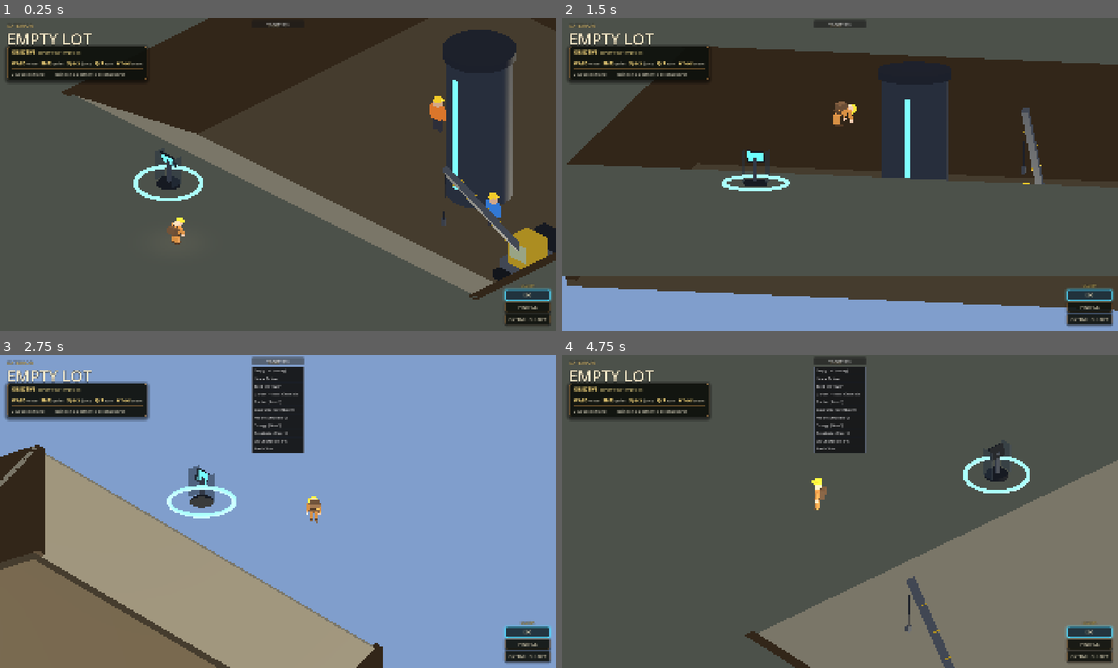
Above: before the commit, frames 1-4 (two rows, left to right).
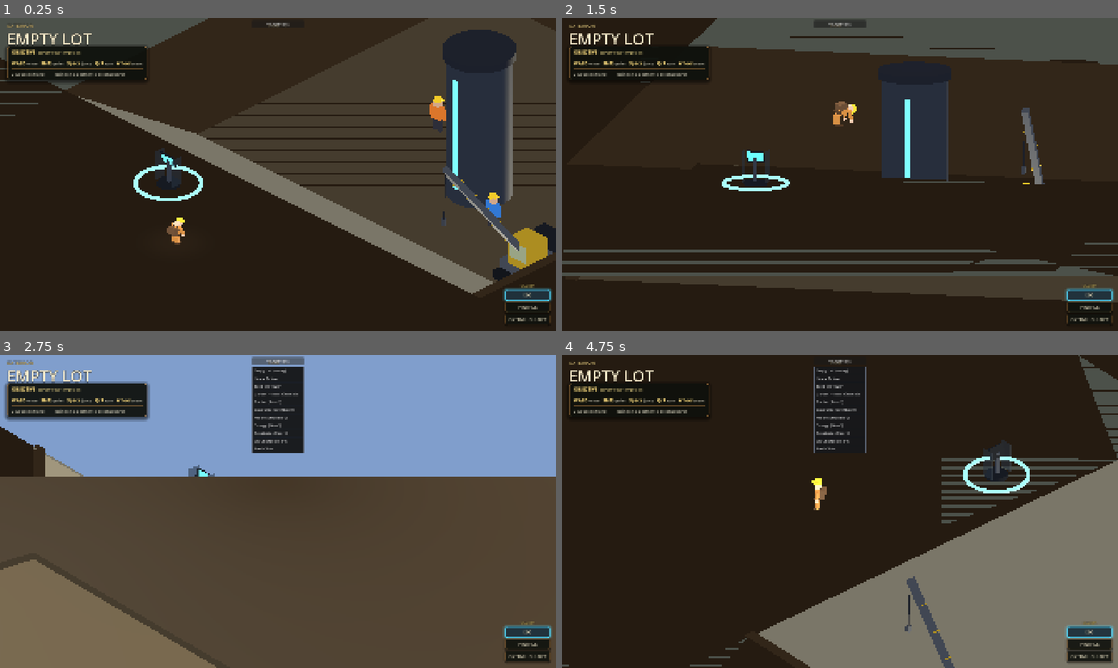
Above: after the commit, the same moments.

Repository: jaredclarkgay/space-tower-iso
Game: Godot game, scene res://scenes/tower/tower.tscn
Same seed, same stepped clock (60 frames per second), same inputs: the game is played once before the commit and once after it.
Inputs (mouse positions are in pixels of both pictures, inside the frame that each line leads up to):
- Up to frame 1 (0.25 s): no input
- Up to frame 2 (1.5 s): tap Enter at 0.5 s; move the mouse to (962, 158) at 0.52 s; hold D (move_right) 0.53-1.25 s; hold Space (jump) 0.53-1.25 s; click (962, 158) at 0.67 s; drag from (728, 190) to (812, 237) at 1.27 s
- Up to frame 3 (2.75 s): click "▾ CHAPTERS" at 2 s
- Up to frame 4 (4.75 s): move the mouse to (895, 442) at 2.77 s; hold D (move_right) 2.78-3.5 s; hold Middle mouse button (camera_pan) 2.78-3.5 s; tap Space (jump) at 3.05, 4.52, 4.55 s; drag from (812, 574) to (673, 464) at 3.52 s; move the mouse to (1006, 558) at 4.27 s; hold A (move_left) from 4.28 s (still down); hold R (camera_rotate_right) from 4.28 s (still down)

The runs differ from the first frame. In frame 1, 44% of the frame differs, in the area x 0-100%, y 12-100%; in frame 2, 47%; in frame 3, 52%; in frame 4, 66%, in the area x 0-100%, y 0-100%.

Commit message:
feat(opening): Control Center reads as a solid dirt excavation
Playtest fixes for the below-grade CC. The earthen excavation WALLS persist as
the dirt seen through the glass (all four sides) until the Garden caps the CC.
A permanent underground EARTH mass fills below grade with the cavity open, so you
never see sky through the ground. The pit rim's collision drops below grade so
you can jump INTO the pit instead of bonking a grade-flush ledge. The elevator
column is now a SOLID full-height structure you can jump on top of. The hidden
elevator car's collision drops during the cold open (no phantom floor over the
shaft), and the pit yields elevator visibility to the arrival cinematic.

Co-Authored-By: Claude Opus 4.8 <noreply@anthropic.com>

Diff:
--- a/scenes/shared/construction_pit.gd
+++ b/scenes/shared/construction_pit.gd
@@ -84,7 +84,13 @@
 var _crane: Node3D
 var _crane_setup: bool = false
 var _workers: Array = []
-var _shell_vis: Array = []     # earthen floor/walls/ramp + column meshes — hidden once Floor 0 is built
+var _shell_vis: Array = []     # earthen floor/ramp + column meshes — hidden once Floor 0 is built (CC slab takes over)
+# The earthen EXCAVATION WALLS (the sides of the hole the tower rises out of). Unlike the rest
+# of the shell, these PERSIST as the dirt you see through the Control Center's glass — until a
+# floor is built ON TOP of the CC (built_level >= GROUND_LEVEL) and caps the excavation. So the
+# CC reads as an open daylit hole, not a dark sealed basement, while it's the topmost floor.
+var _excavation_vis: Array = []
+var _south_fill: MeshInstance3D     # dirt liner for the south side, shown once the ramp is gone (CC poured)
 var _active: bool = false
 var _t: float = 0.0
 
@@ -104,10 +110,49 @@
 
 func _ready() -> void:
 	_build_apron()
+	_build_earth_surround()
 	_build_pit()
 	_build_column()
 	_build_worksite()
 	_set_active(_compute_active())
+
+
+# A solid EARTH mass filling everything below grade EXCEPT the excavation cavity (the footprint
+# from grade down to the pit floor, where the Control Center sits). Without it you see the sky
+# background straight THROUGH the ground below/around the below-grade CC (it's a hole in the
+# earth). Permanent + always visible — the tower is sunk into real ground; the cavity stays
+# open so you can be down in the CC. Visual only (no collision — the pit body / CC handle that).
+func _build_earth_surround() -> void:
+	var earth := Node3D.new()
+	earth.name = "EarthSurround"
+	add_child(earth)
+	var half: float = float(_c.FLOOR_3D_SIZE) * 0.5   # footprint half (the excavation opening)
+	var depth: float = float(_c.PIT_DEPTH)
+	var reach: float = 90.0                            # extends well past the camera view
+	var mat := _mat(_c.PIT_WALL_COLOR.darkened(0.25))  # underground reads a touch darker
+	# Floor of the earth: one big slab UNDER the whole site, its top flush with the pit floor —
+	# fills everything below the excavation so you never see sky straight down.
+	_add_earth_box(earth, Vector3(2.0 * reach, 40.0, 2.0 * reach), Vector3(0.0, -depth - 20.0, 0.0), mat)
+	# Perimeter earth: a frame from grade down to the pit floor, OUTSIDE the footprint, so the
+	# strip of ground just beside the open excavation is dirt, not sky.
+	var strip: float = reach - half
+	if strip > 0.01:
+		var mid: float = (half + reach) * 0.5
+		var wall_y: float = -depth * 0.5
+		_add_earth_box(earth, Vector3(2.0 * reach, depth, strip), Vector3(0.0, wall_y, mid), mat)
+		_add_earth_box(earth, Vector3(2.0 * reach, depth, strip), Vector3(0.0, wall_y, -mid), mat)
+		_add_earth_box(earth, Vector3(strip, depth, 2.0 * half), Vector3(mid, wall_y, 0.0), mat)
+		_add_earth_box(earth, Vector3(strip, depth, 2.0 * half), Vector3(-mid, wall_y, 0.0), mat)
+
+
+func _add_earth_box(parent: Node3D, size: Vector3, pos: Vector3, mat: StandardMaterial3D) -> void:
+	var mi := MeshInstance3D.new()
+	var bm := BoxMesh.new()
+	bm.size = size
+	mi.mesh = bm
+	mi.material_override = mat
+	mi.position = pos
+	parent.add_child(mi)
 
 
 func _process(delta: float) -> void:
@@ -120,9 +165,25 @@
 	# dirt shell + column and drop the pit's footing (the slab takes over). The apron stays;
 	# the WORKSITE (crane + workers + steel deck) climbs onto the built floors above.
 	var built_over: bool = int(_gs.built_level) >= 0
+	var exposed: bool = _excavation_exposed()
+	visible = true   # node stays renderable for the permanent EarthSurround; sub-parts gate below
 	for m in _shell_vis:
 		if is_instance_valid(m):
 			m.visible = _active and not built_over
+	# The excavation dirt walls persist (through the CC glass) until the CC is capped — shown
+	# whenever the CC is the topmost floor, independent of the cold-open worksite being active.
+	for m in _excavation_vis:
+		if is_instance_valid(m):
+			m.visible = exposed
+	# South dirt fills in once the ramp is gone (CC poured) and the excavation is still exposed.
+	if _south_fill:
+		_south_fill.visible = exposed and built_over
+	# The grade apron rims the open excavation while it's exposed; the worksite (crane + workers
+	# + deck) belongs to the cold open only — it hides once you're inside.
+	if _apron:
+		_apron.visible = _active or exposed
+	if _worksite:
+		_worksite.visible = _active
 	if _body:
 		_body.collision_layer = 2 if (_active and not built_over) else 0
 	if _active and not built_over and _seam_mat:
@@ -148,9 +209,27 @@
 	return phase <= 2 and not bool(_gs.get("constructing")) and not bool(_gs.get("exterior_walk"))
 
 
+# True while the Control Center is still the topmost floor — i.e. no floor has been built ON
+# TOP of it yet. The excavation dirt (and the open-sky/daylit read) survive until the Garden
+# caps it (built_level >= GROUND_LEVEL).
+func _excavation_exposed() -> bool:
+	return int(_gs.built_level) < int(_c.GROUND_LEVEL)
+
+
+# Toggle every CollisionShape3D under a node (recursive). Used to drop the hidden elevator car's
+# collision during the cold open so it isn't a phantom floor over the shaft.
+func _set_node_collision_disabled(node: Node, disabled: bool) -> void:
+	if node is CollisionShape3D and node.disabled != disabled:
+		node.disabled = disabled
+	for child in node.get_children():
+		_set_node_collision_disabled(child, disabled)
+
+
 func _set_active(a: bool) -> void:
 	_active = a
-	visible = a
+	# The node stays renderable (the permanent EarthSurround lives under it); per-part visibility
+	# is driven in _process.
+	visible = true
 	if _body:
 		_body.collision_layer = 2 if a else 0   # layer 2 = the ground/world layer the player masks
 	_apply_world_swaps()
@@ -163,7 +242,13 @@
 	if _elevator == null or not is_instance_valid(_elevator):
 		_elevator = get_tree().get_first_node_in_group("elevator")
 	if _elevator:
-		_elevator.visible = not _active   # the column stands in for the car during the cold open
+		# During the arrival cinematic the controller's emergence owns the elevator (it hides the
+		# real car so the animated spine can rise in its place), so don't fight it here.
+		if not bool(_gs.get("arrival_cinematic")):
+			_elevator.visible = not _active   # the column stands in for the car during the cold open
+			# ...and its collision is OFF while hidden, or the car platform is a phantom floor at
+			# grade over the shaft that you bonk jumping into the pit (the pit column stands in).
+			_set_node_collision_disabled(_elevator, _active)
 	if _site_ground == null or not is_instance_valid(_site_ground):
 		_site_ground = get_tree().get_first_node_in_group("site_ground")
 	if _site_ground and _site_ground.has_method("set_plane_visible"):
@@ -344,12 +429,30 @@
 	# don't lie coplanar with the ground apron at y=0 — that overlap was the z-fighting flicker.
 	var t: float = 0.6
 	var wall_y: float = -depth * 0.5
-	_shell_vis.append(_add_box_visual(Vector3(2.0 * half + t, depth, t), Vector3(0.0, wall_y, half - t * 0.5), wall_mat))
-	_add_box_coll(Vector3(2.0 * half + t, depth, t), Vector3(0.0, wall_y, half - t * 0.5))
-	_shell_vis.append(_add_box_visual(Vector3(t, depth, 2.0 * half + t), Vector3(half - t * 0.5, wall_y, 0.0), wall_mat))
-	_add_box_coll(Vector3(t, depth, 2.0 * half + t), Vector3(half - t * 0.5, wall_y, 0.0))
-	_shell_vis.append(_add_box_visual(Vector3(t, depth, 2.0 * half + t), Vector3(-half + t * 0.5, wall_y, 0.0), wall_mat))
-	_add_box_coll(Vector3(t, depth, 2.0 * half + t), Vector3(-half + t * 0.5, wall_y, 0.0))
+	# These three earthen walls are the EXCAVATION liner: they persist as the dirt seen through
+	# the CC glass until a floor caps the CC (see _excavation_vis). Collision stays with the pit
+	# body only while the cold open owns the ground (gated in _process); the CC's own walls take
+	# over once you're inside.
+	#
+	# RIM IS OPEN to jump/drop in (Chapter 0 — "jump into the pit"): the COLLISION tops stop
+	# RIM_OPEN below grade so a hop over the edge clears the lip and drops you in, instead of
+	# landing on a grade-flush ledge. The VISUAL walls stay full height (the dirt looks right);
+	# the shorter collider still contains you against the dirt at the pit floor.
+	var rim_open: float = 2.0
+	var coll_h: float = depth - rim_open                 # collider top sits rim_open below grade
+	var coll_y: float = wall_y - rim_open * 0.5
+	_excavation_vis.append(_add_box_visual(Vector3(2.0 * half + t, depth, t), Vector3(0.0, wall_y, half - t * 0.5), wall_mat))
+	_add_box_coll(Vector3(2.0 * half + t, coll_h, t), Vector3(0.0, coll_y, half - t * 0.5))
+	_excavation_vis.append(_add_box_visual(Vector3(t, depth, 2.0 * half + t), Vector3(half - t * 0.5, wall_y, 0.0), wall_mat))
+	_add_box_coll(Vector3(t, coll_h, 2.0 * half + t), Vector3(half - t * 0.5, coll_y, 0.0))
+	_excavation_vis.append(_add_box_visual(Vector3(t, depth, 2.0 * half + t), Vector3(-half + t * 0.5, wall_y, 0.0), wall_mat))
+	_add_box_coll(Vector3(t, coll_h, 2.0 * half + t), Vector3(-half + t * 0.5, coll_y, 0.0))
+	# South (-Z) is the access RAMP during the cold open, so it has no dirt wall then. Once the
+	# CC is poured (built_over) the ramp's gone and you're inside — fill the south with dirt too
+	# so the excavation reads complete on all four sides through the glass. Visual only (the CC's
+	# own south wall handles collision). Gated in _process.
+	_south_fill = _add_box_visual(Vector3(2.0 * half + t, depth, t), Vector3(0.0, wall_y, -half + t * 0.5), wall_mat)
+	_south_fill.visible = false
 
 	# South access ramp: a thin gravel ramp whose TOP SURFACE lands exactly on the slope from
 	# the rim (z=-half, y=0) down to the floor (z=-half+run, y=-depth) — flush with the apron,
@@ -423,15 +526,16 @@
 	add_child(_seam)
 	_shell_vis.append(_seam)
 
-	# Column collision: a SHORT cylinder covering only the base (floor up ~3.5 m), set a
-	# touch inside the visual radius. Just enough to stop you walking through the spine —
-	# but low + slim so jumping next to it can't wedge the player against the upper shaft.
+	# Column collision: a SOLID full-height cylinder matching the visual shaft, so the stub is a
+	# real structure in the player's space — you can't walk through it AND you can jump up onto
+	# its cap (top at cy + h/2 ≈ the rise above grade). Radius a hair inside the visual so the
+	# mesh always covers the collider.
 	var cs := CollisionShape3D.new()
 	var cshape := CylinderShape3D.new()
-	cshape.radius = r - 0.25
-	cshape.height = 3.5
+	cshape.radius = r - 0.05
+	cshape.height = h
 	cs.shape = cshape
-	cs.position.y = -depth + 1.75
+	cs.position.y = cy
 	_body.add_child(cs)
 
 
